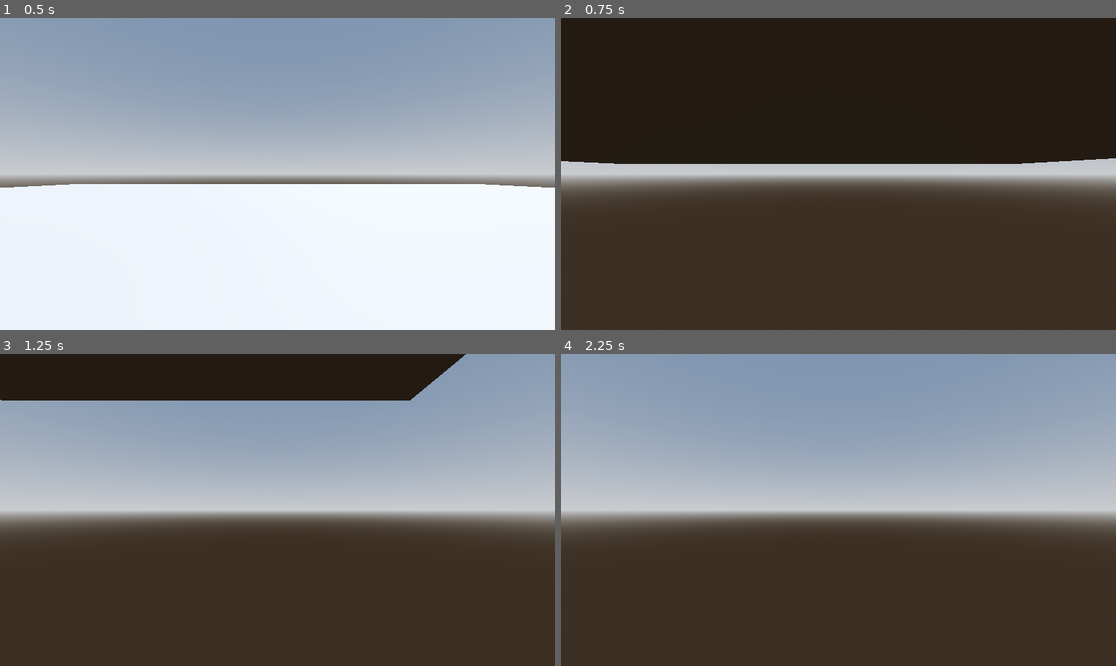
Above: before the commit, frames 1-4 (two rows, left to right).
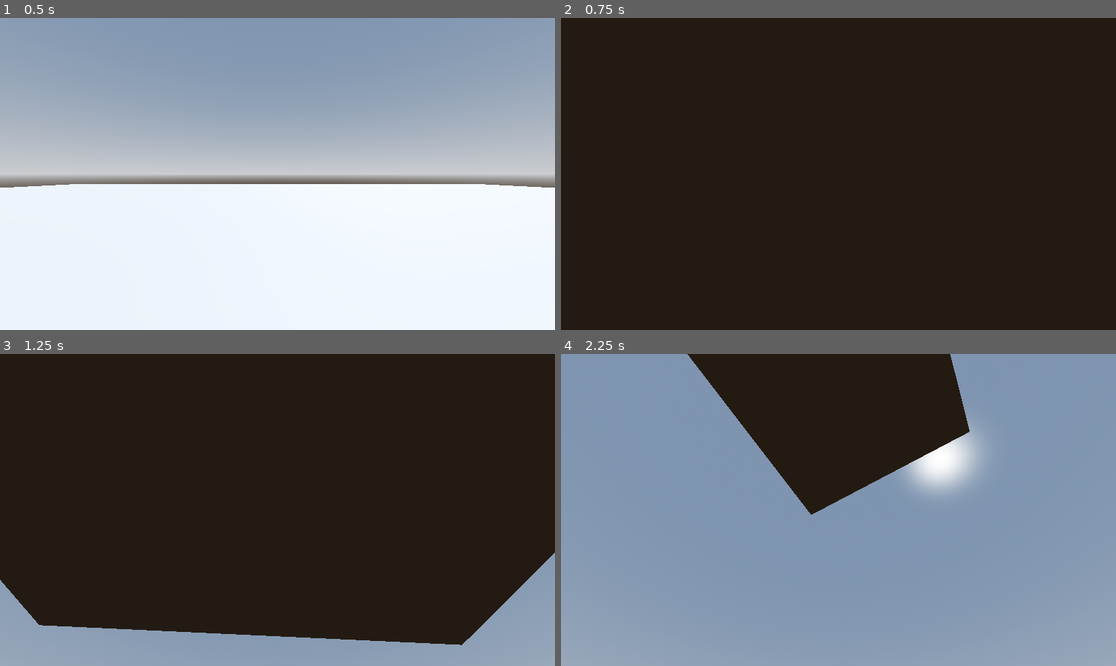
Above: after the commit, the same moments.

Repository: MikaelVV/tunnelsgame
Game: Godot game, scene res://Scenes/testworld.tscn
Two runs of this game, one before a commit and one after it. Both use one fixed random seed, a clock stepped at 60 frames per second and the inputs below.
Inputs (mouse positions are in pixels of both pictures, inside the frame that each line leads up to):
- Up to frame 1 (0.5 s): no input
- Up to frame 2 (0.75 s): tap Enter (ui_accept) at 0.5, 0.6 s; move the mouse to (960, 158) at 0.52 s; hold Right (ui_right) from 0.53 s (still down)
- Up to frame 3 (1.25 s): keep holding Right (ui_right); tap Space (jump, bound only after the commit) at 0.77, 0.8, 1.07 s
- Up to frame 4 (2.25 s): move the mouse to (727, 525) at 1.27 s; release Right (ui_right) at 1.28 s; hold Down (ui_down) 1.28-2.03 s; tap Space (jump, bound only after the commit) at 1.35, 1.52, 1.82 s; tap Enter (ui_accept) at 1.55, 2, 2.1 s; move the mouse to (894, 441) at 2.02 s; hold Right (ui_right) from 2.03 s (still down)

Frame 1 is identical in both runs. In frame 2, 26% of the frame differs, in the area x 0-100%, y 44-100%; in frame 3, 70%; in frame 4, 85%, in the area x 0-100%, y 0-100%.

Commit message:
Programming player camera

Diff:
--- a/Scenes/testworld.tscn
+++ b/Scenes/testworld.tscn
@@ -32,17 +32,17 @@
 [node name="CSGBox3D" type="CSGBox3D" parent="."]
 transform = Transform3D(20, 0, 0, 0, 0.5, 0, 0, 0, 20, 0, 0, 0)
 
-[node name="CharacterBody3D" type="CharacterBody3D" parent="."]
+[node name="Player" type="CharacterBody3D" parent="."]
 transform = Transform3D(1, 0, 0, 0, 1, 0, 0, 0, 1, 0, 1.3806567, 0)
 script = ExtResource("1_ywrmy")
 
-[node name="MeshInstance3D" type="MeshInstance3D" parent="CharacterBody3D"]
+[node name="MeshInstance3D" type="MeshInstance3D" parent="Player"]
 mesh = SubResource("CapsuleMesh_rmglt")
 
-[node name="CollisionShape3D" type="CollisionShape3D" parent="CharacterBody3D"]
+[node name="CollisionShape3D" type="CollisionShape3D" parent="Player"]
 shape = SubResource("ConvexPolygonShape3D_ywrmy")
 
-[node name="HeadPivot" type="Node3D" parent="CharacterBody3D"]
+[node name="HeadPivot" type="Node3D" parent="Player"]
 transform = Transform3D(1, 0, 0, 0, 1, 0, 0, 0, 1, 0, 0.55452204, 0)
 
-[node name="Camera3D" type="Camera3D" parent="CharacterBody3D/HeadPivot"]
+[node name="Camera3D" type="Camera3D" parent="Player/HeadPivot"]
--- a/Scripts/PlayerController.gd
+++ b/Scripts/PlayerController.gd
@@ -3,7 +3,21 @@
 
 const SPEED = 5.0
 const JUMP_VELOCITY = 4.5
+const SENSITIVITY = 0.05
 
+var gravity = 9.8
+
+@onready var head = $HeadPivot
+@onready var camera = $HeadPivot/Camera3D
+
+func _ready():
+	Input.set_mouse_mode(Input.MOUSE_MODE_CAPTURED)
+
+func _unhandled_input(event):
+	if event is InputEventMouseMotion:
+		head.rotate_y(-event.relative.x * SENSITIVITY)
+		camera.rotate_x(-event.relative.y * SENSITIVITY)
+		camera.rotation.x = clamp(camera.rotation.x, deg_to_rad(-40), deg_to_rad(60))
 
 func _physics_process(delta: float) -> void:
 	# Add the gravity.
@@ -11,18 +25,18 @@
 		velocity += get_gravity() * delta
 
 	# Handle jump.
-	if Input.is_action_just_pressed("ui_accept") and is_on_floor():
+	if Input.is_action_just_pressed("jump") and is_on_floor():
 		velocity.y = JUMP_VELOCITY
 
 	# Get the input direction and handle the movement/deceleration.
 	# As good practice, you should replace UI actions with custom gameplay actions.
-	var input_dir := Input.get_vector("ui_left", "ui_right", "ui_up", "ui_down")
+	var input_dir := Input.get_vector("left", "right", "up", "down")
 	var direction := (transform.basis * Vector3(input_dir.x, 0, input_dir.y)).normalized()
 	if direction:
 		velocity.x = direction.x * SPEED
 		velocity.z = direction.z * SPEED
 	else:
-		velocity.x = move_toward(velocity.x, 0, SPEED)
-		velocity.z = move_toward(velocity.z, 0, SPEED)
+		velocity.x = 0.0
+		velocity.z = 0.0
 
 	move_and_slide()
--- a/project.godot
+++ b/project.godot
@@ -18,3 +18,36 @@
 [dotnet]
 
 project/assembly_name="tunnelsgame"
+
+[input]
+
+up={
+"deadzone": 0.3,
+"events": [Object(InputEventKey,"resource_local_to_scene":false,"resource_name":"","device":-1,"window_id":0,"alt_pressed":false,"shift_pressed":false,"ctrl_pressed":false,"meta_pressed":false,"pressed":false,"keycode":0,"physical_keycode":87,"key_label":0,"unicode":119,"location":0,"echo":false,"script":null)
+]
+}
+down={
+"deadzone": 0.3,
+"events": [Object(InputEventKey,"resource_local_to_scene":false,"resource_name":"","device":-1,"window_id":0,"alt_pressed":false,"shift_pressed":false,"ctrl_pressed":false,"meta_pressed":false,"pressed":false,"keycode":0,"physical_keycode":83,"key_label":0,"unicode":115,"location":0,"echo":false,"script":null)
+]
+}
+left={
+"deadzone": 0.3,
+"events": [Object(InputEventKey,"resource_local_to_scene":false,"resource_name":"","device":-1,"window_id":0,"alt_pressed":false,"shift_pressed":false,"ctrl_pressed":false,"meta_pressed":false,"pressed":false,"keycode":0,"physical_keycode":65,"key_label":0,"unicode":97,"location":0,"echo":false,"script":null)
+]
+}
+right={
+"deadzone": 0.3,
+"events": [Object(InputEventKey,"resource_local_to_scene":false,"resource_name":"","device":-1,"window_id":0,"alt_pressed":false,"shift_pressed":false,"ctrl_pressed":false,"meta_pressed":false,"pressed":false,"keycode":0,"physical_keycode":68,"key_label":0,"unicode":100,"location":0,"echo":false,"script":null)
+]
+}
+sprint={
+"deadzone": 0.3,
+"events": [Object(InputEventKey,"resource_local_to_scene":false,"resource_name":"","device":-1,"window_id":0,"alt_pressed":false,"shift_pressed":false,"ctrl_pressed":false,"meta_pressed":false,"pressed":false,"keycode":0,"physical_keycode":4194325,"key_label":0,"unicode":0,"location":0,"echo":false,"script":null)
+]
+}
+jump={
+"deadzone": 0.3,
+"events": [Object(InputEventKey,"resource_local_to_scene":false,"resource_name":"","device":-1,"window_id":0,"alt_pressed":false,"shift_pressed":false,"ctrl_pressed":false,"meta_pressed":false,"pressed":false,"keycode":0,"physical_keycode":32,"key_label":0,"unicode":32,"location":0,"echo":false,"script":null)
+]
+}
